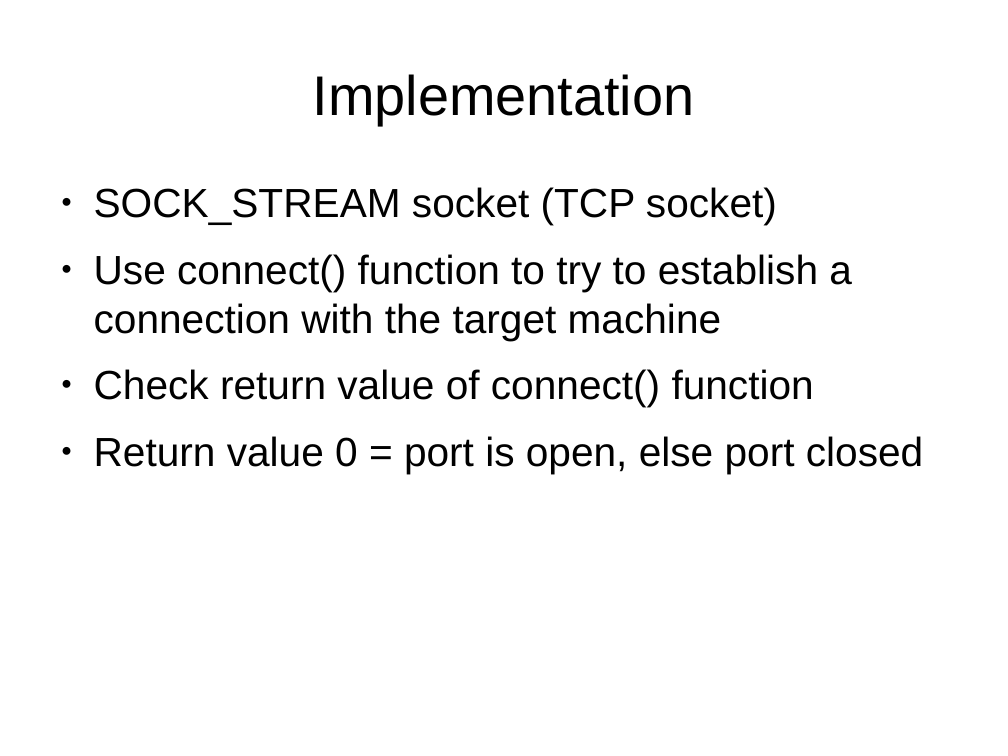
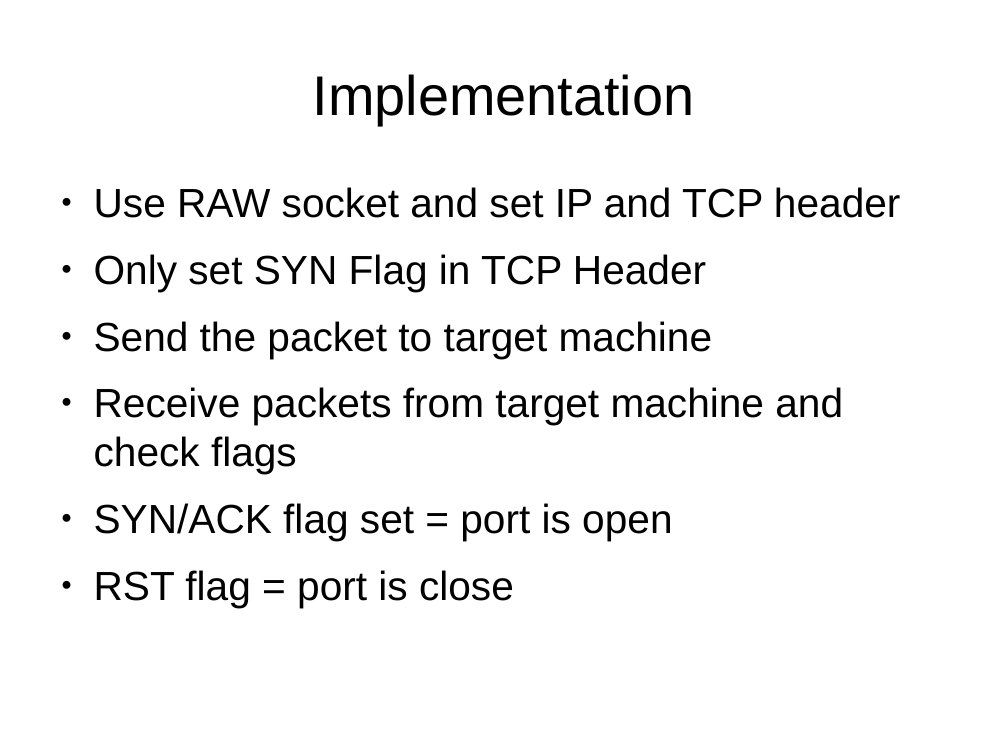
Before and after one commit to herrBez/PortScanner, a slide deck: slide 11 of slides/Untitled 1.odp (slide 4 before the commit). Drawn at 1008x756 pixels with LibreOffice and Linux fonts; fonts in the diff are those of the drawing. Boxes give left, top, right and bottom in pixels: in the first picture for what was removed or moved away, otherwise in the second. Text is boxed around its words. In the diff, an @@ line names an element or a change of style, - is before the commit and + after.

```diff
--- a/slides/Untitled 1.odp
+++ b/slides/Untitled 1.odp
@@ text at <box>94,187,901,607</box>: text changed @@
-● SOCK_STREAM socket (TCP socket)
-● Use connect() function to try to establish a connection with the target machine
-● Check return value of connect() function
-● Return value 0 = port is open, else port closed
+● Use RAW socket and set IP and TCP header
+● Only set SYN Flag in TCP Header
+● Send the packet to target machine
+● Receive packets from target machine and check flags
+● SYN/ACK flag set = port is open
+● RST flag = port is close
```
Also in this commit, not shown: 1 other slide changed, 4 slides added, 3 slides removed.
